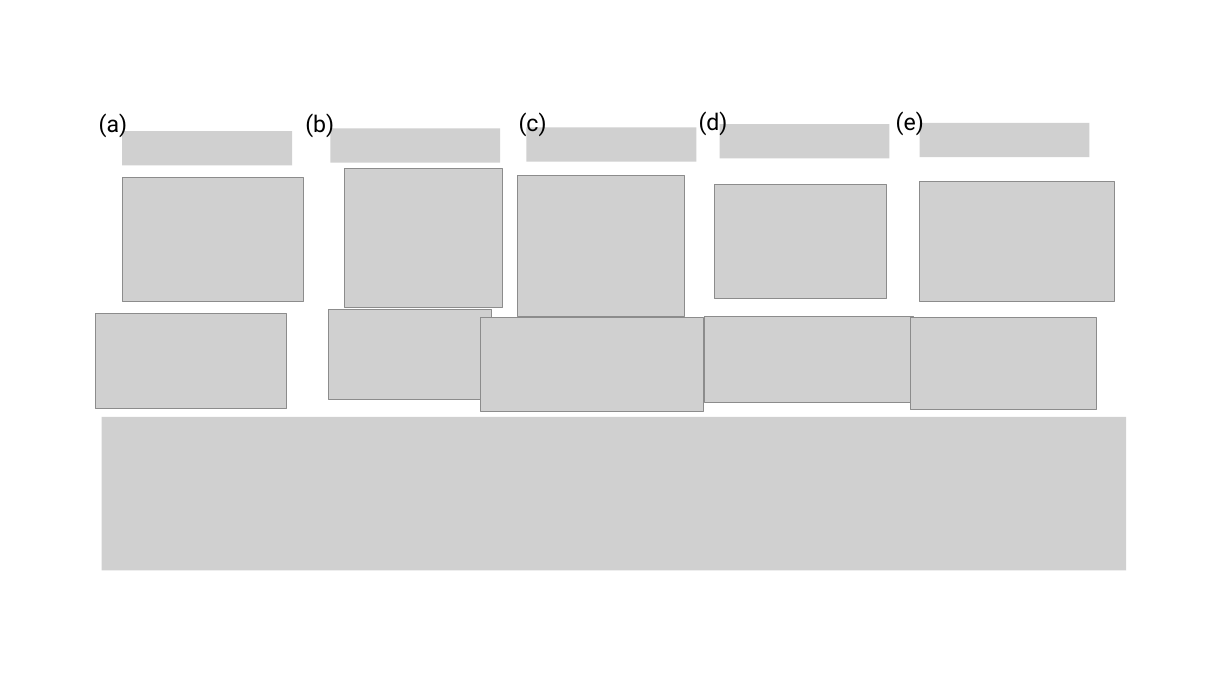
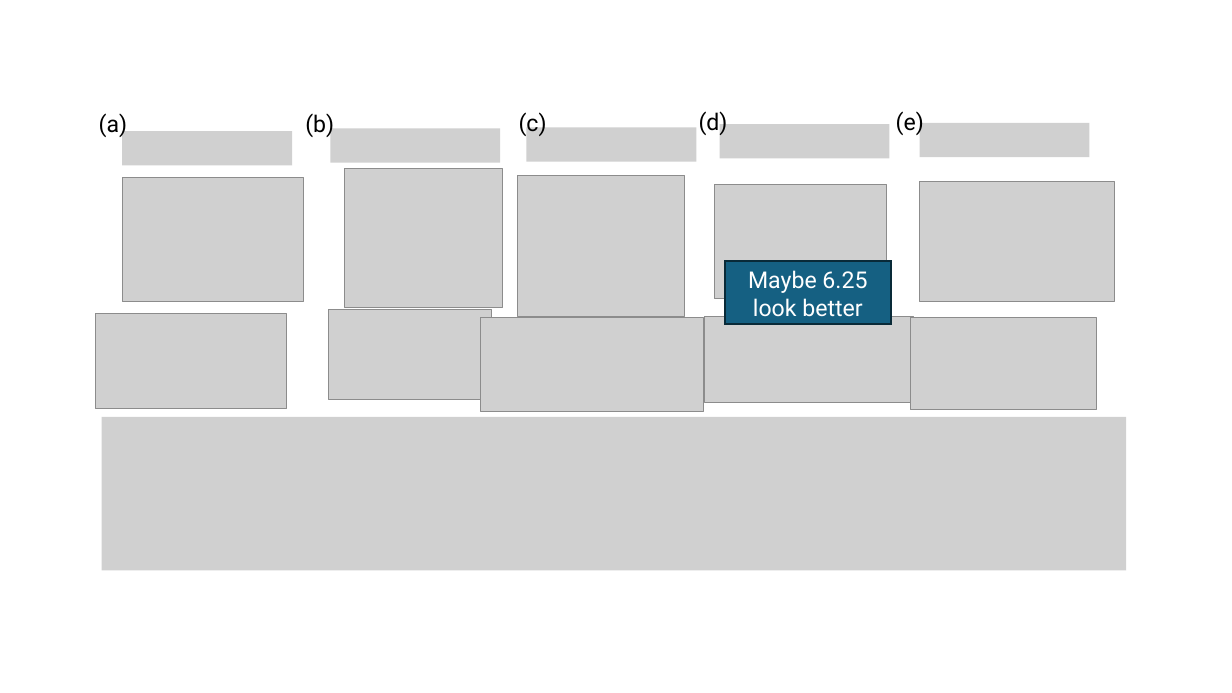
Before and after one commit to tyokokur/presentations, a slide deck: slide 3 of SYSG3_paper.pptx. Drawn at 1232x693 pixels with LibreOffice and Linux fonts; fonts in the diff are those of the drawing; grey boxes stand for pictures. Boxes give left, top, right and bottom in pixels: in the first picture for what was removed or moved away, otherwise in the second. Text is boxed around its words. In the diff, an @@ line names an element or a change of style, - is before the commit and + after.

```diff
--- a/SYSG3_paper.pptx
+++ b/SYSG3_paper.pptx
@@ rectangle added at (725,262,891,324), fill #156082, outline #092A39 1.5 pt, 18 pt, text #FFFFFF @@
+Maybe 6.25 look better
```
Also in this commit, not shown: 2 other slides changed, 2 slides added, 2 slides removed.
